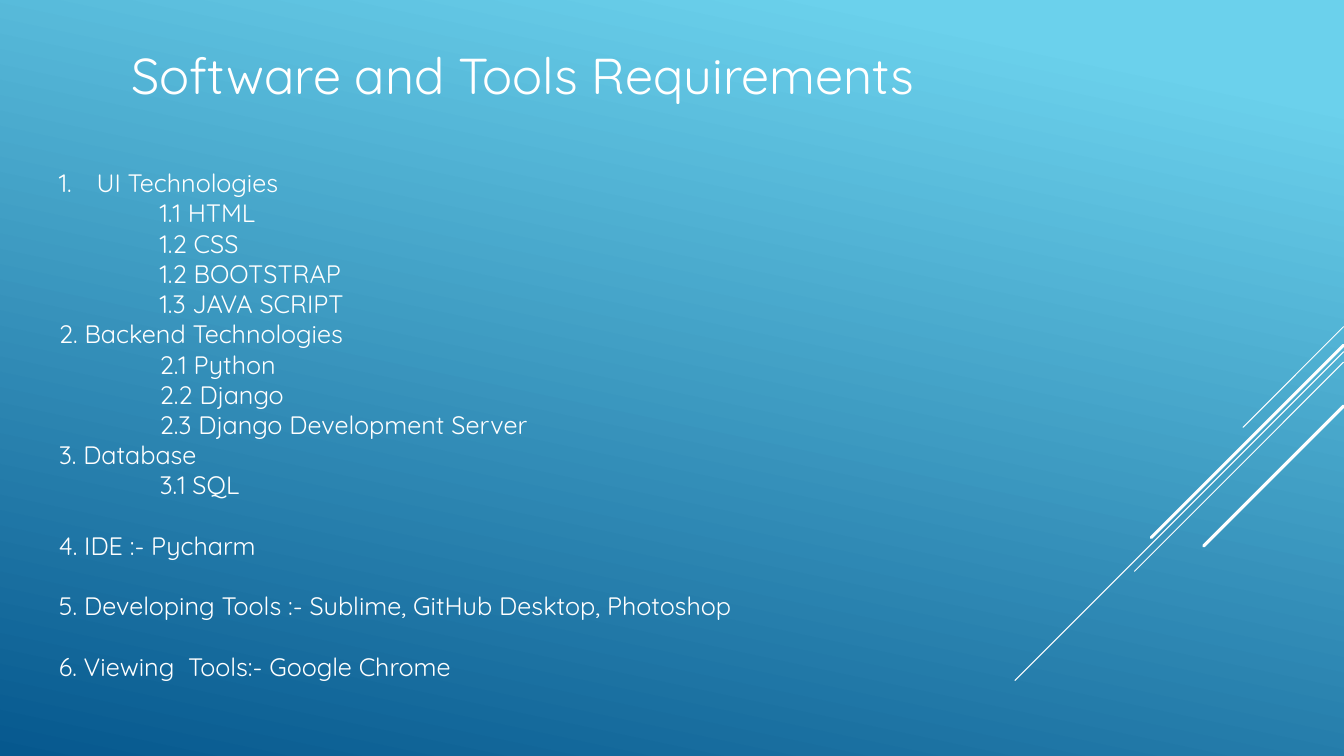
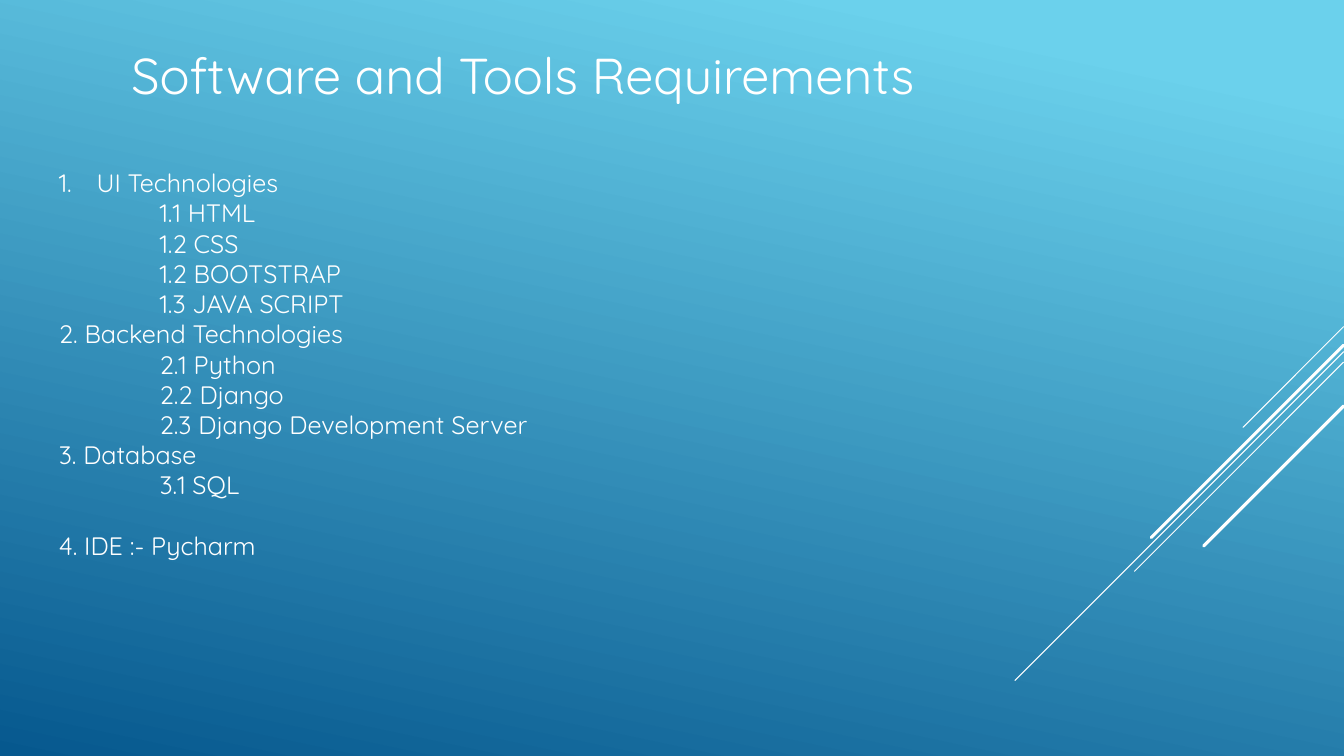
Before and after one commit to DSujitKumar/PaathShala, a slide deck: slide 6 of Paathsala.pptx. Drawn at 1344x756 pixels with LibreOffice and Linux fonts; fonts in the diff are those of the drawing. Boxes give left, top, right and bottom in pixels: in the first picture for what was removed or moved away, otherwise in the second. Text is boxed around its words. In the diff, an @@ line names an element or a change of style, - is before the commit and + after.

```diff
--- a/Paathsala.pptx
+++ b/Paathsala.pptx
@@ text at (59,596,731,681): paragraphs removed @@
-5. Developing Tools :- Sublime, GitHub Desktop, Photoshop
-6. Viewing Tools:- Google Chrome
```
Also in this commit, not shown: 3 other slides changed, 1 slide removed.
